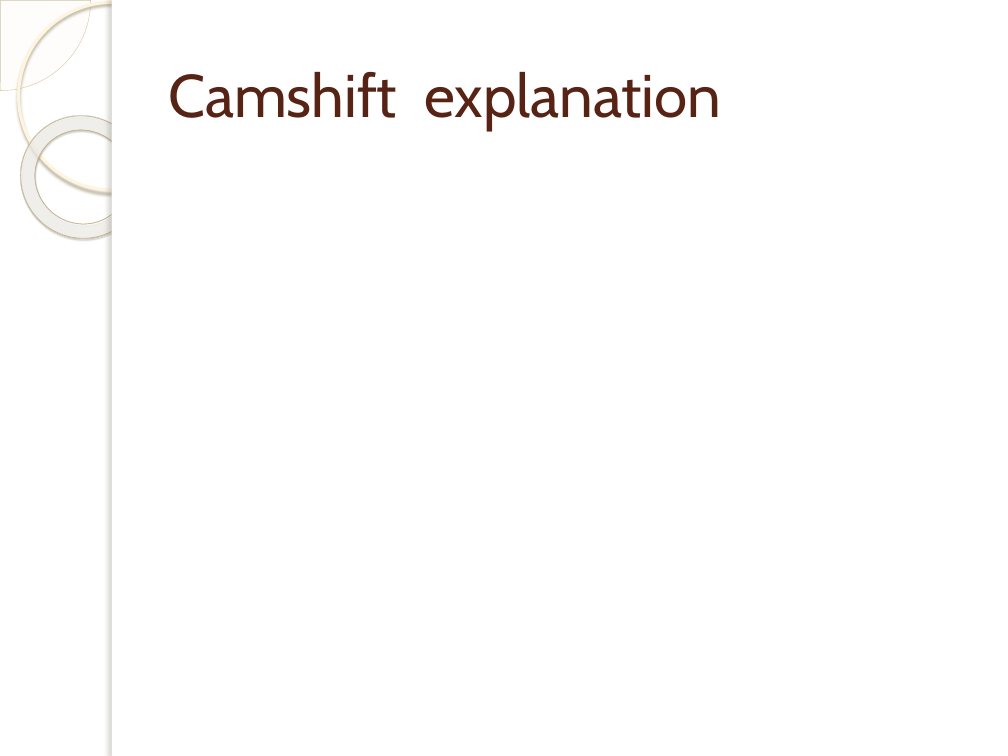
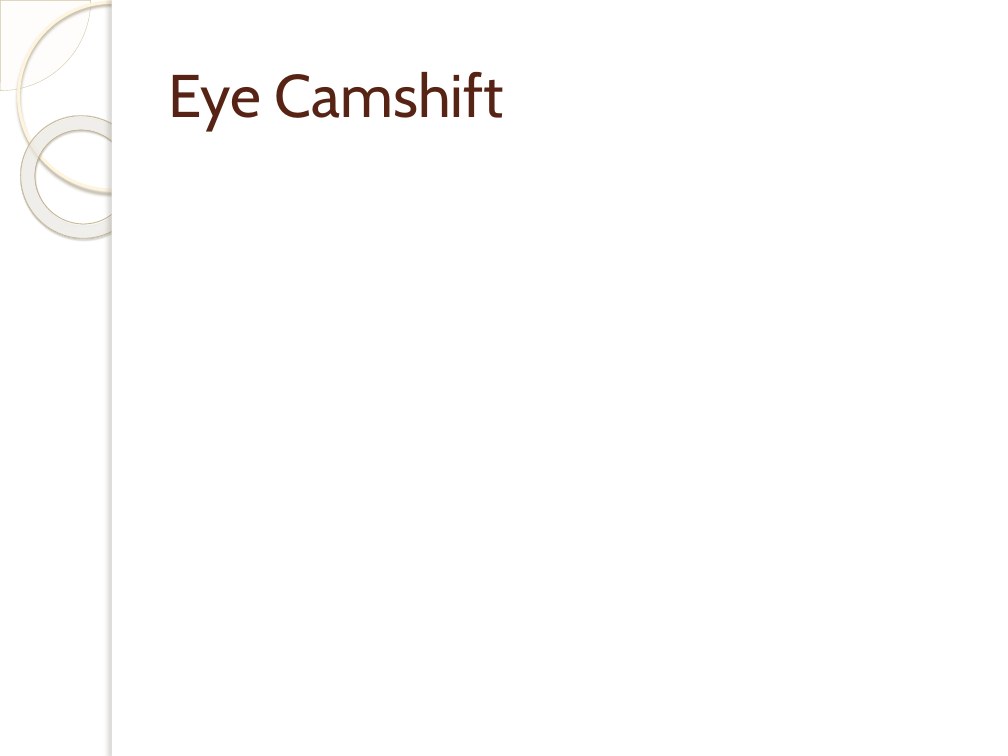
Before and after one commit to desperado1992/ivandroid, a slide deck: slide 11 of Presentacion/doc/EMOTICONIZER.pptx (slide 9 before the commit). Drawn at 1008x756 pixels with LibreOffice and Linux fonts; fonts in the diff are those of the drawing; background and template pictures are left out. Boxes give left, top, right and bottom in pixels: in the first picture for what was removed or moved away, otherwise in the second. Text is boxed around its words. In the diff, an @@ line names an element or a change of style, - is before the commit and + after.

```diff
--- a/Presentacion/doc/EMOTICONIZER.pptx
+++ b/Presentacion/doc/EMOTICONIZER.pptx
@@ title at (168,72,504,130): text changed @@
-Camshift explanation
+Eye Camshift
```
Also in this commit, not shown: 4 other slides changed, 3 slides added, 1 slide removed, 4 other files.
